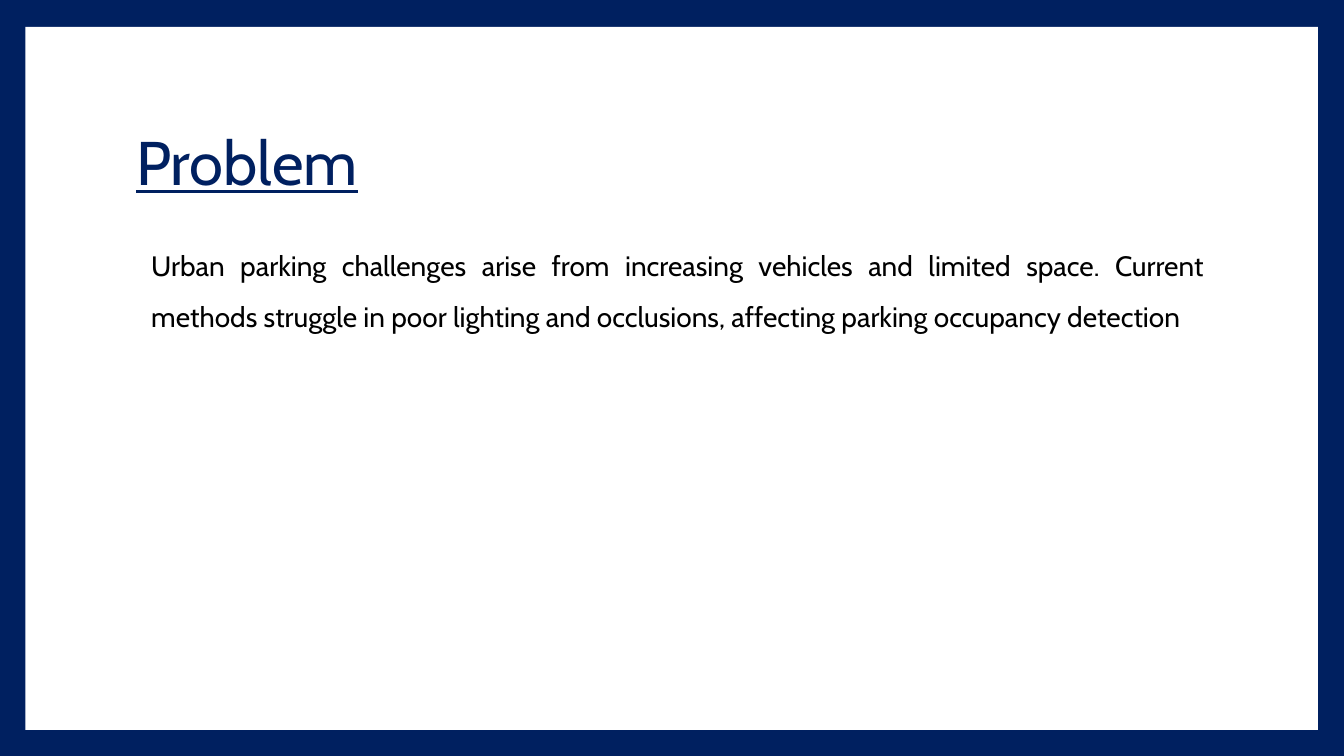
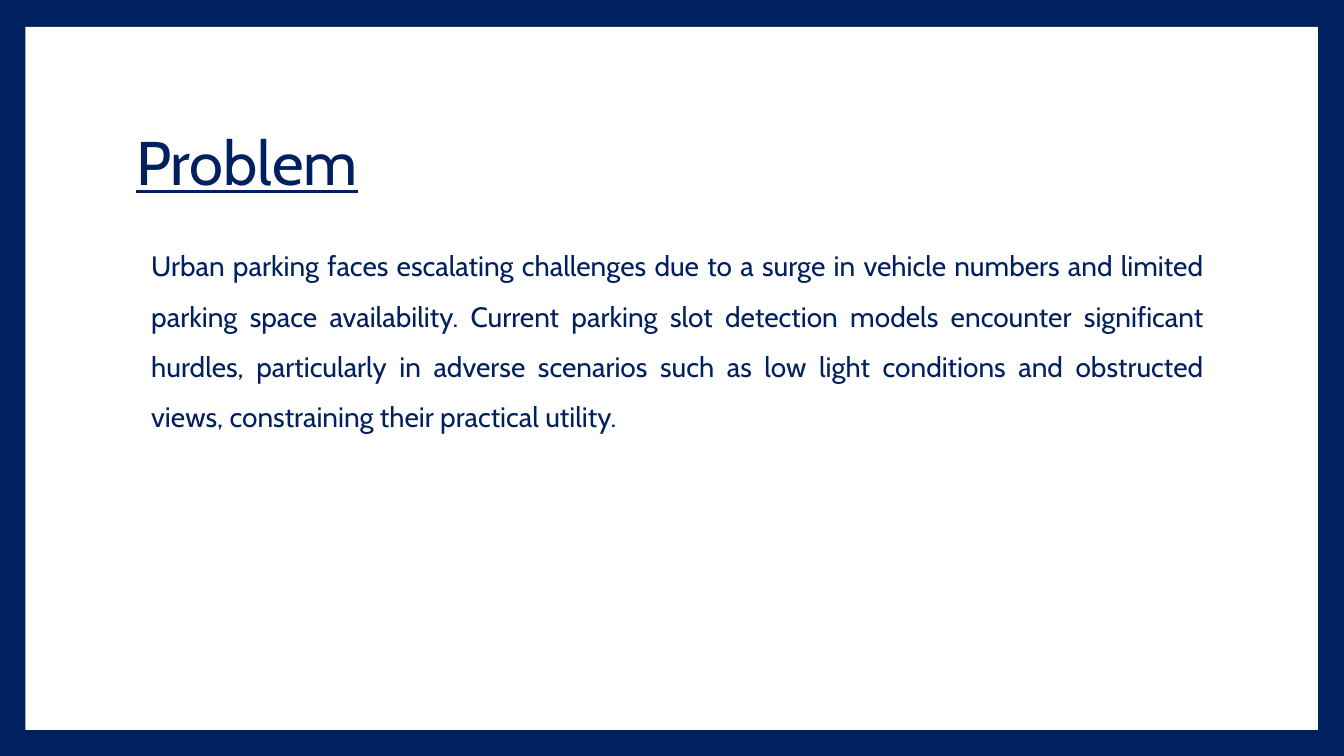
Before and after one commit to hassanarif1231/mphildata, a slide deck: slide 12 of Defence_Thesis.pptx (slide 9 before the commit). Drawn at 1344x756 pixels with LibreOffice and Linux fonts; fonts in the diff are those of the drawing. Boxes give left, top, right and bottom in pixels: in the first picture for what was removed or moved away, otherwise in the second. Text is boxed around its words. In the diff, an @@ line names an element or a change of style, - is before the commit and + after.

```diff
--- a/Defence_Thesis.pptx
+++ b/Defence_Thesis.pptx
@@ text at [151, 255, 1204, 434]: text changed; text colour #000000 to #002060 @@
-Urban parking challenges arise from increasing vehicles and limited space. Current methods struggle in poor lighting and occlusions, affecting parking occupancy detection
+Urban parking faces escalating challenges due to a surge in vehicle numbers and limited parking space availability. Current parking slot detection models encounter significant hurdles, particularly in adverse scenarios such as low light conditions and obstructed views, constraining their practical utility.
```
Also in this commit, not shown: 7 other slides changed, 9 slides added, 6 slides removed.
